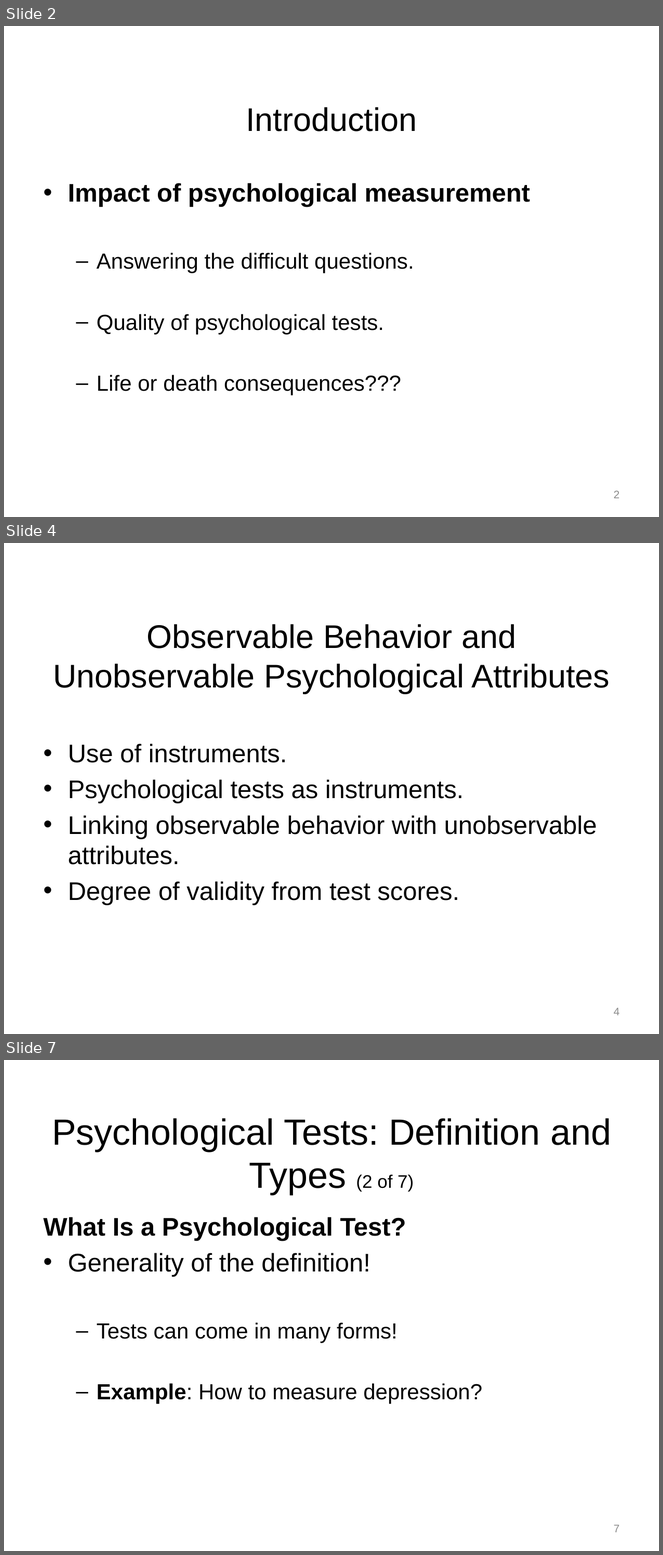
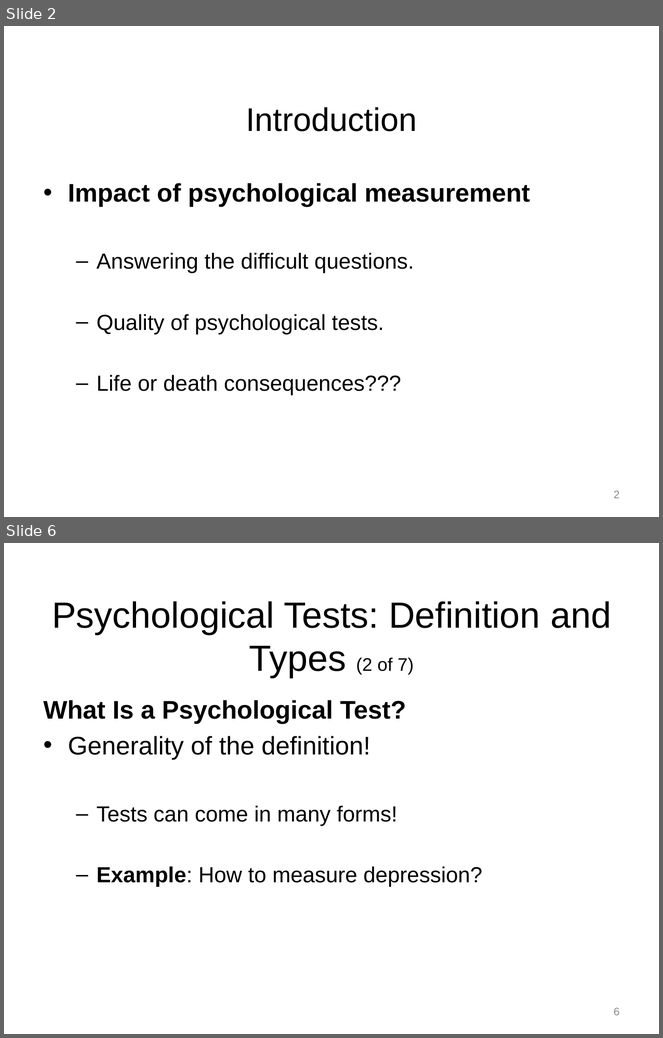
Before and after one commit to npm27/Teaching-Materials, a slide deck: Tests and Eval/Slides/1 Chapter 1.pptx. Shown one above the other, each under a label of ours: slides 2, 4 and 7 before the commit, slides 2 and 6 after it; the slides between them are not shown. The pictures are 663x1555 and 663x1038 pixels, drawn with LibreOffice and Linux fonts; fonts in the diff are those of the drawing. Boxes give left, top, right and bottom in pixels: in the first picture for what was removed or moved away, otherwise in the second. Text is boxed around its words. In the diff, an @@ line names an element or a change of style, - is before the commit and + after.

```diff
--- a/Tests and Eval/Slides/1 Chapter 1.pptx
+++ b/Tests and Eval/Slides/1 Chapter 1.pptx
@@ slide 4 removed at (4, 543, 659, 1034), background #FFFFFF @@
@@ title removed at (53, 624, 610, 693) @@
-Observable Behavior and Unobservable Psychological Attributes
@@ text removed at (68, 744, 597, 905) @@
-• Use of instruments.
-• Psychological tests as instruments.
-• Linking observable behavior with unobservable attributes.
-• Degree of validity from test scores.
@@ page number removed at (614, 1008, 620, 1016) @@
-4
@@ what was slide 7 is now slide 6 @@
@@ page number at (614, 1008, 620, 1016): text changed @@
-7
+6
```
Also in this commit, not shown: 4 slides changed.
